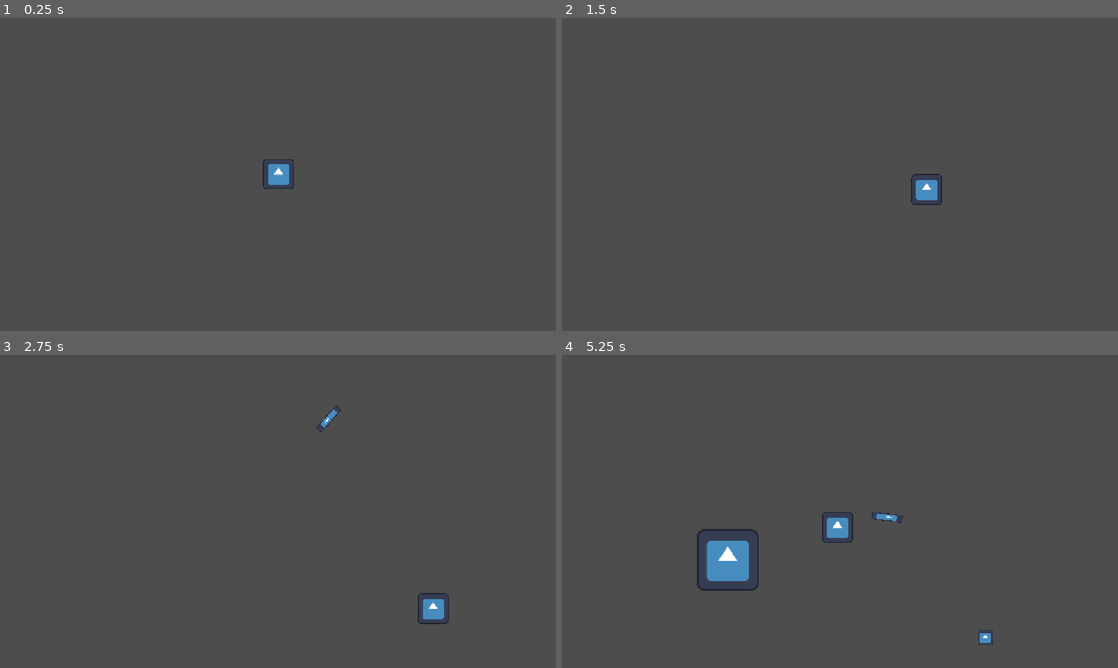
Above: before the commit, frames 1-4 (two rows, left to right).
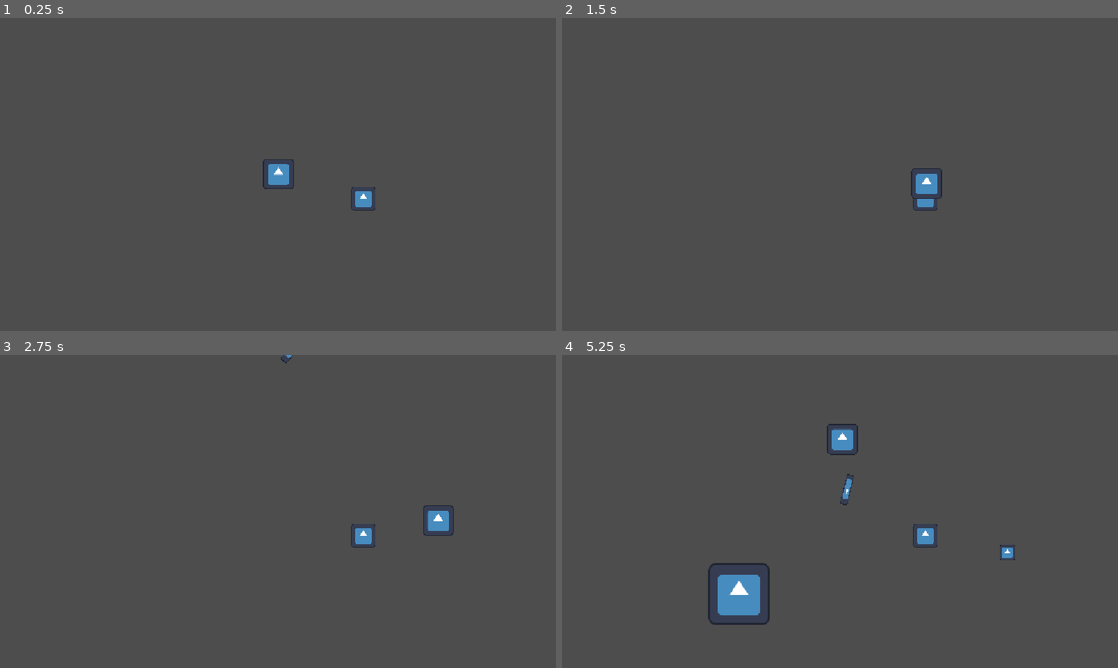
Above: after the commit, the same moments.

Repository: williamorriss/GMTK2026
Game: Godot game, scene res://abilities/playground.tscn
Same seed, same stepped clock (60 frames per second), same inputs: the game is played once before the commit and once after it. This scene is started directly instead of the project's main scene. The engine's default icon, where the game draws it, is replaced by a stand-in: a white triangle on a blue panel in a dark square.
Inputs (mouse positions are in pixels of both pictures, inside the frame that each line leads up to):
- Up to frame 1 (0.25 s): no input
- Up to frame 2 (1.5 s): tap Enter at 0.5 s; move the mouse to (962, 158) at 0.52 s; hold D (RIGHT) 0.53-1.28 s; click (962, 158) at 0.6 s; move the mouse to (728, 190) at 1.27 s; hold S (DOWN) from 1.28 s (still down); tap Space (DASH) at 1.35 s
- Up to frame 3 (2.75 s): move the mouse to (333, 442) at 2.02 s; release S (DOWN) at 2.03 s; hold D (RIGHT) from 2.03 s (still down); tap 1 (MAGIC_1) at 2.1 s
- Up to frame 4 (5.25 s): move the mouse to (812, 574) at 2.77 s; release D (RIGHT) at 2.78 s; hold W (UP) 2.78-3.53 s; tap 2 (MAGIC_2) at 2.85 s; move the mouse to (1006, 558) at 3.52 s; hold A (LEFT) 3.53-5.03 s; tap 3 (MAGIC_3) at 3.6 s; move the mouse to (673, 464) at 4.27 s; tap 4 (MAGIC_4) at 4.35 s; move the mouse to (867, 511) at 5.02 s; hold S (DOWN) from 5.03 s (still down); click (867, 511) at 5.1 s

The runs differ from the first frame. In frame 1, 0.2% of the frame differs, in the area x 63-68%, y 54-62%; in frame 2, 0.3%; in frame 3, 0.9%; in frame 4, 3.3%, in the area x 24-82%, y 22-93%.
Error after the commit: Invalid access to property or key 'global_position' on a base object of type 'Nil'. (res://enemies/melee)

Commit message:
testing out the grunt in the playground scene

Diff:
--- a/gmtk-2026/abilities/playground.tscn
+++ b/gmtk-2026/abilities/playground.tscn
@@ -1,24 +1,11 @@
 [gd_scene format=3 uid="uid://cf7pkprq1d773"]
 
-[ext_resource type="Texture2D" uid="uid://dhcwybhoxgwhe" path="res://icon.svg" id="1_k4xrk"]
 [ext_resource type="PackedScene" uid="uid://ciyk3l7p2kfjx" path="res://player/player.tscn" id="2_sln71"]
 [ext_resource type="PackedScene" uid="uid://dreqr6x7m6bqr" path="res://abilities/grunt.tscn" id="3_n80re"]
 
 [sub_resource type="SegmentShape2D" id="SegmentShape2D_ln4xa"]
 a = Vector2(2.999878, -2237)
 b = Vector2(11.000122, 2470)
-
-[sub_resource type="GDScript" id="GDScript_e3avo"]
-script/source = "extends StaticBody2D
-
-
-# Called when the node enters the scene tree for the first time.
-func _ready() -> void:
-	add_to_group(\"enemies\")
-"
-
-[sub_resource type="CircleShape2D" id="CircleShape2D_ln4xa"]
-radius = 71.568146
 
 [node name="Playground" type="Node2D" unique_id=1672422744]
 
@@ -60,6 +47,10 @@
 [node name="CollisionShape2D" type="CollisionShape2D" parent="StaticBody2D4" unique_id=825684144]
 shape = SubResource("SegmentShape2D_ln4xa")
 
+[node name="grunt" parent="." unique_id=1002393870 instance=ExtResource("3_n80re")]
+position = Vector2(643.7771, 262.60986)
+scale = Vector2(2, 2)
+
 [node name="CharacterBody2D" parent="." unique_id=133342377 instance=ExtResource("2_sln71")]
 position = Vector2(4, -4)
 scale = Vector2(2, 2)
